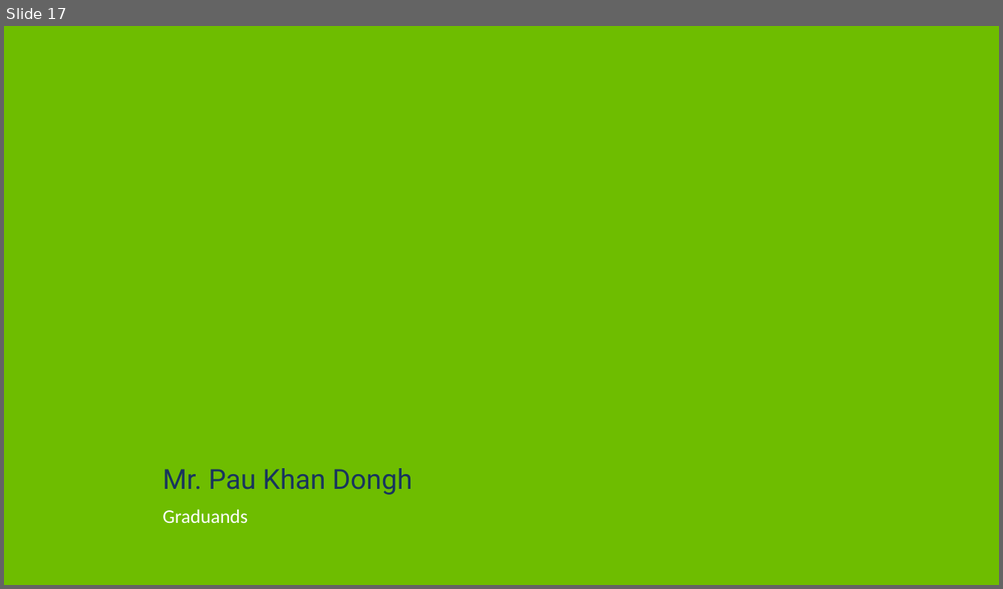
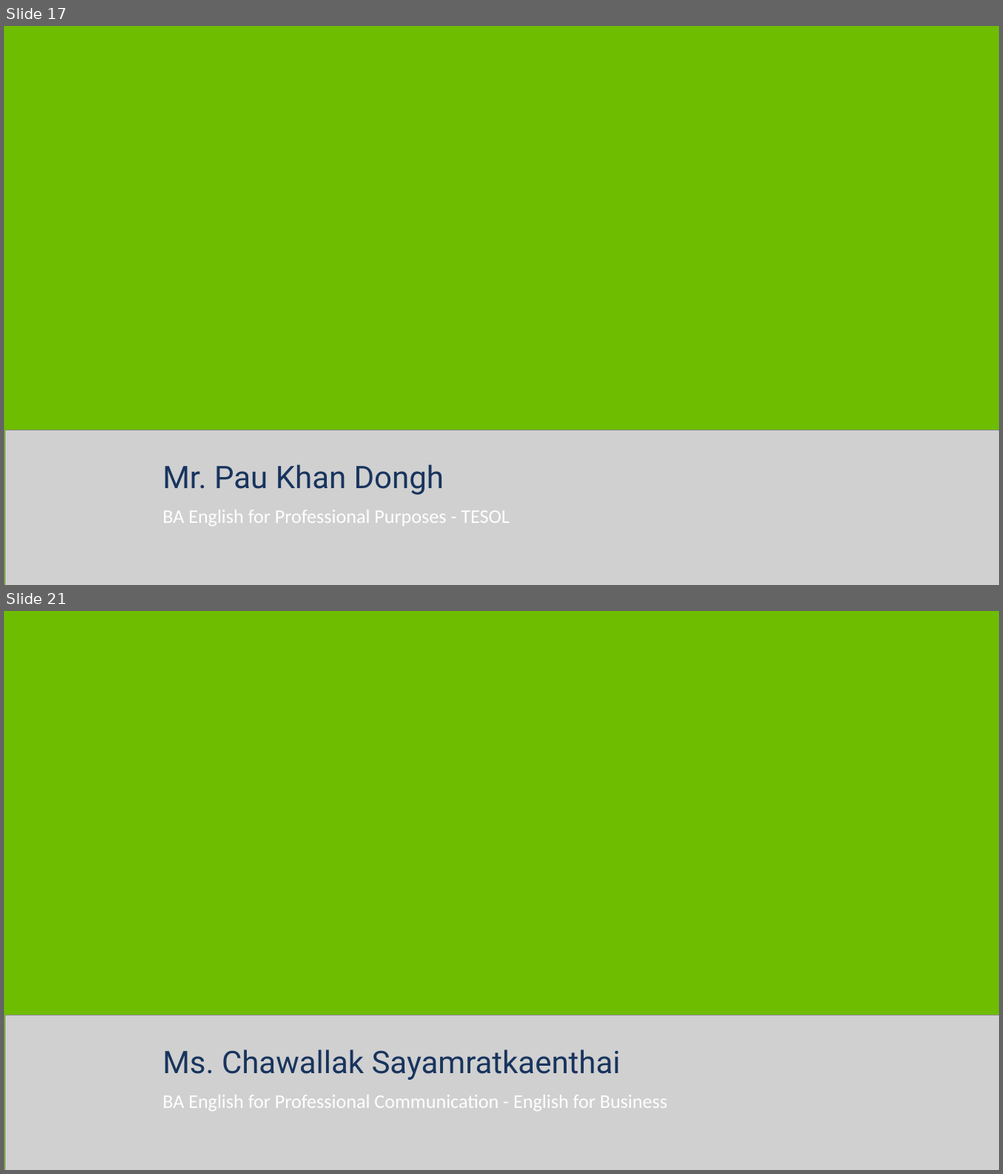
Before and after one commit to p-e-koko/excel_to_lowerthird, a slide deck: lowerthirds.pptx. Shown one above the other, each under a label of ours: slide 17 before the commit, slides 17 and 21 after it; the slides between them are not shown. The pictures are 1003x589 and 1003x1174 pixels, drawn with LibreOffice and Linux fonts; fonts in the diff are those of the drawing; grey boxes stand for pictures; background and template pictures are left out. Boxes give left, top, right and bottom in pixels: in the first picture for what was removed or moved away, otherwise in the second. Text is boxed around its words. In the diff, an @@ line names an element or a change of style, - is before the commit and + after.

```diff
--- a/lowerthirds.pptx
+++ b/lowerthirds.pptx
@@ slide 21 added at (x1=4, y1=611, x2=999, y2=1170), background #FFFFFF @@
@@ rectangle added at (x1=4, y1=611, x2=999, y2=1170), fill #6EBD00 @@
@@ picture added at (x1=5, y1=1015, x2=999, y2=1170) @@
@@ text added at (x1=162, y1=1050, x2=620, y2=1080), 45 pt, text #18345E @@
+Ms. Chawallak Sayamratkaenthai
@@ text added at (x1=162, y1=1095, x2=667, y2=1111), 28 pt, text #FFFFFF @@
+BA English for Professional Communication - English for Business
@@ slide 17 changed as well @@
@@ picture added at (x1=5, y1=430, x2=999, y2=585) @@
@@ text "Mr. Pau Khan Dongh" at (x1=162, y1=465, x2=444, y2=495): size 40 to 45 pt @@
@@ text at (x1=162, y1=510, x2=509, y2=526): text changed @@
-Graduands
+BA English for Professional Purposes - TESOL
```
Also in this commit, not shown: 202 other slides changed, 1 other slide added, 2 slides removed, 3 other files.
